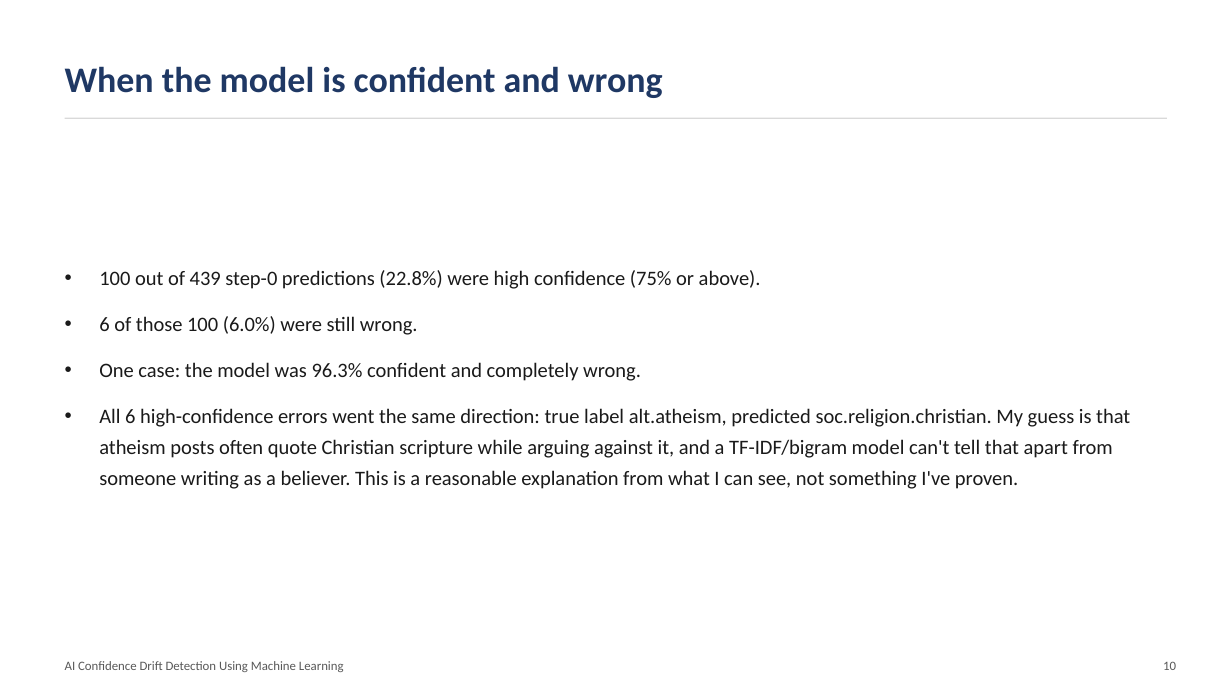
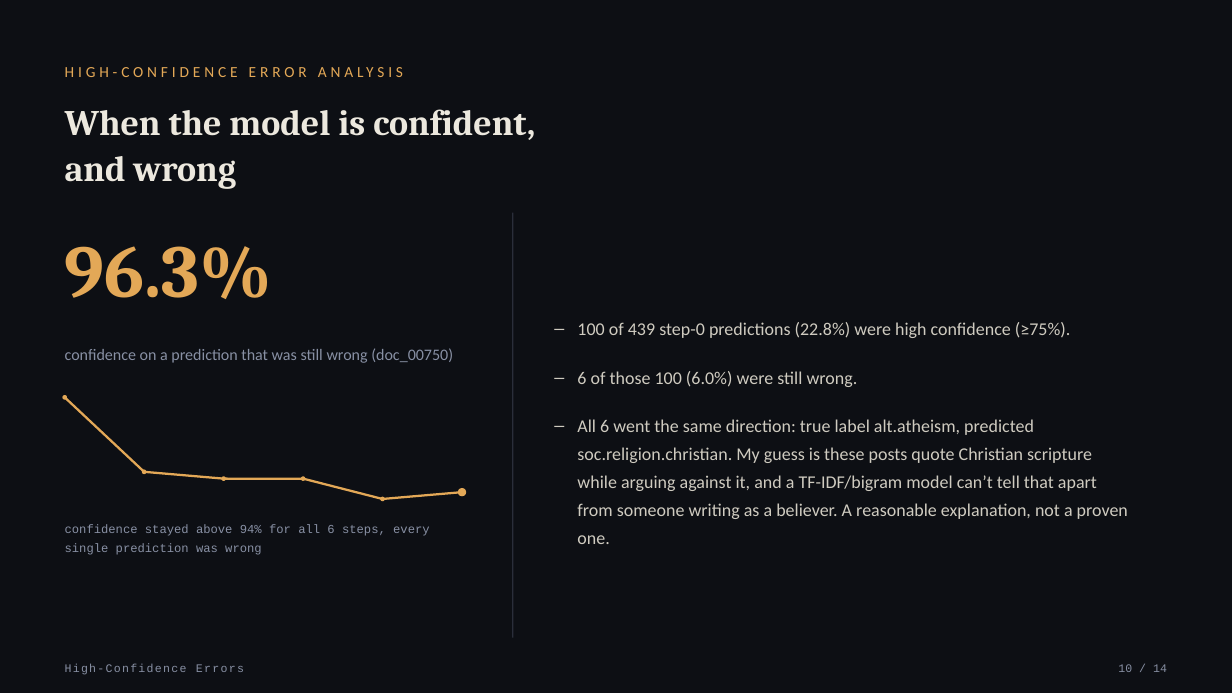
Before and after one commit to ahansardar/ai-confidence-drift, a slide deck: slide 10 of reports/presentation/AI_Confidence_Drift_Presentation.pptx. Drawn at 1232x693 pixels with LibreOffice and Linux fonts; fonts in the diff are those of the drawing. Boxes give left, top, right and bottom in pixels: in the first picture for what was removed or moved away, otherwise in the second. Text is boxed around its words. In the diff, an @@ line names an element or a change of style, - is before the commit and + after.

Commit message:
Redesign presentation with a data-driven visual identity
Dark 'signal trace' theme built around the project's actual subject:
real confidence sequences drawn as sparkline polylines throughout
(hero graphic, problem illustrations, pipeline path, findings, closing
visual), instead of generic cards or stock icons. Mixed typography
(Cambria display serif, Calibri body, Courier New for data/metrics)
and an amber/teal accent pair replace the previous plain layout.

```diff
--- a/reports/presentation/AI_Confidence_Drift_Presentation.pptx
+++ b/reports/presentation/AI_Confidence_Drift_Presentation.pptx
@@ background #FFFFFF to #0D0F14 @@
@@ text at (x1=65, y1=109, x2=535, y2=189): text changed; font Calibri to Cambria; text colour #1F3864 to #ECE8DE @@
-When the model is confident and wrong
+When the model is confident,
+and wrong
@@ line removed from (65, 118) to (1167, 118) @@
@@ line added from (513, 213) to (513, 638), #2A2E3A 1 pt @@
@@ text "100 of 439 step-0 predictions ..." moved from (x1=99, y1=270, x2=1130, y2=489) to (x1=577, y1=322, x2=1128, y2=544) @@
@@ text added at (x1=65, y1=246, x2=272, y2=299), 58 pt, text #E3A857, bold @@
+96.3%
@@ text at (x1=577, y1=322, x2=1071, y2=338): text changed; size 16 to 14 pt; text colour #1A1A1A to #CFCBC0 @@
-• 100 out of 439 step-0 predictions (22.8%) were high confidence (75% or above).
+– 100 of 439 step-0 predictions (22.8%) were high confidence (≥75%).
@@ text added at (x1=895, y1=322, x2=1011, y2=338), 12 pt, text #E3A857 @@
+HIGH-CONFIDENCE ERROR ANALYSIS
@@ text at (x1=65, y1=348, x2=453, y2=363): text changed; size 10 to 12.5 pt; text colour #595959 to #8890A4 @@
-AI Confidence Drift Detection Using Machine Learning
+confidence on a prediction that was still wrong (doc_00750)
@@ text at (x1=577, y1=371, x2=858, y2=387): size 16 to 14 pt, text colour #1A1A1A to #CFCBC0 in "6 of those 100 (6.0%) were still ..."; bullet • to –; line spacing 1.25 to 1.3; more space between paragraphs @@
@@ ellipse added at (x1=63, y1=396, x2=67, y2=400), fill #E3A857 @@
@@ line added from (65, 397) to (144, 472), #E3A857 1.75 pt @@
@@ text at (x1=577, y1=419, x2=1128, y2=544): text changed; size 16 to 14 pt; text colour #1A1A1A to #CFCBC0 @@
-• One case: the model was 96.3% confident and completely wrong.
-• All 6 high-confidence errors went the same direction: true label alt.atheism, predicted soc.religion.christian. My guess is that atheism posts often quote Christian scripture while arguing against it, and a TF-IDF/bigram model can't tell that apart from someone writing as a believer. This is a reasonable explanation from what I can see, not something I've proven.
+– All 6 went the same direction: true label alt.atheism, predicted soc.religion.christian. My guess is these posts quote Christian scripture while arguing against it, and a TF-IDF/bigram model can’t tell that apart from someone writing as a believer. A reasonable explanation, not a proven one.
@@ ellipse added at (x1=141, y1=470, x2=146, y2=474), fill #E3A857 @@
@@ line added from (144, 472) to (224, 479), #E3A857 1.75 pt @@
@@ ellipse added at (x1=222, y1=477, x2=226, y2=482), fill #E3A857 @@
@@ line added from (224, 479) to (303, 479), #E3A857 1.75 pt @@
@@ ellipse added at (x1=300, y1=477, x2=305, y2=482), fill #E3A857 @@
@@ line added from (303, 479) to (383, 499), #E3A857 1.75 pt @@
@@ ellipse added at (x1=381, y1=497, x2=385, y2=502), fill #E3A857 @@
@@ line added from (383, 499) to (462, 493), #E3A857 1.75 pt @@
@@ ellipse added at (x1=458, y1=488, x2=467, y2=496), fill #E3A857 @@
@@ text added at (x1=65, y1=524, x2=429, y2=555), 9.5 pt, text #8890A4 @@
+confidence stayed above 94% for all 6 steps, every single prediction was wrong
@@ text added at (x1=65, y1=664, x2=244, y2=675), 9 pt, text #8890A4 @@
+High-Confidence Errors
@@ text at (x1=1118, y1=664, x2=1167, y2=672): text changed; size 10 to 9 pt; font Calibri to Courier New; text colour #595959 to #8890A4 @@
-10
+10 / 14
```
Also in this commit, not shown: 11 other slides changed, 2 slides added, 2 slides removed.
